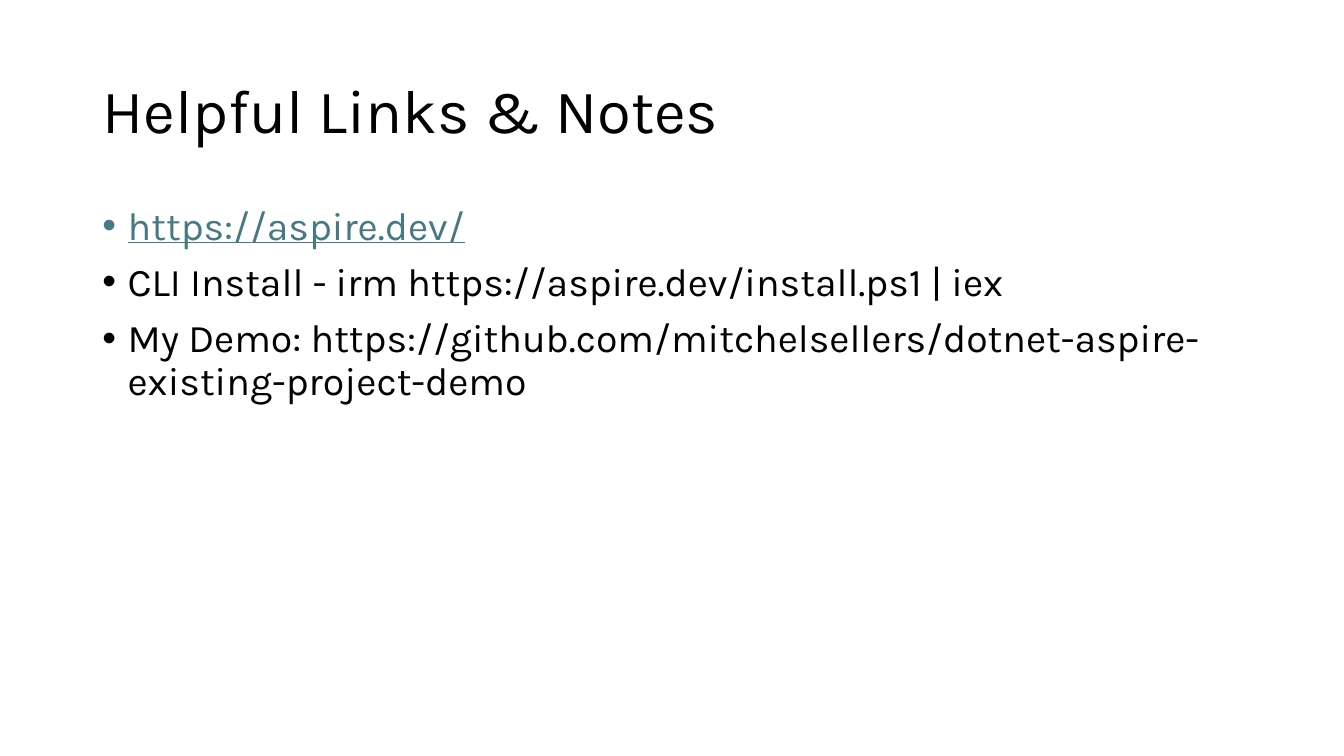
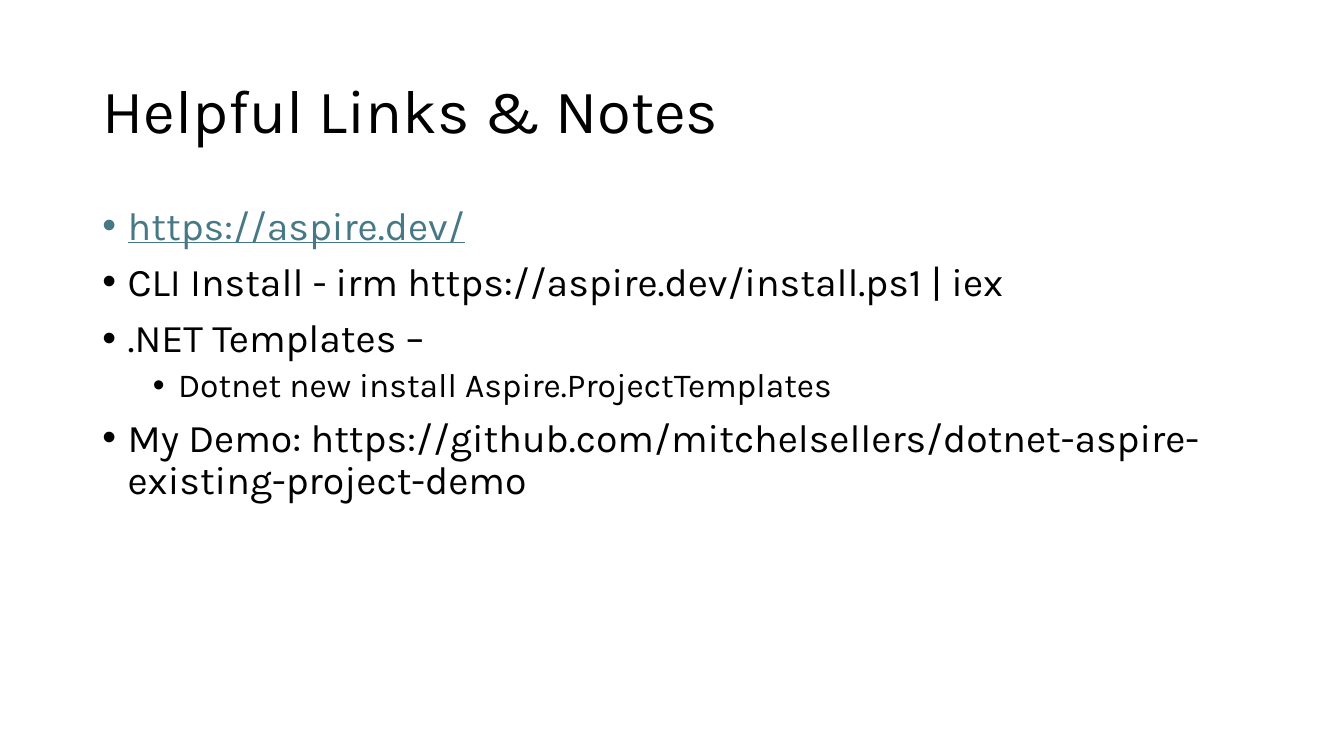
Before and after one commit to mitchelsellers/dotnet-aspire-existing-project-demo, a slide deck: slide 11 of presentation/Accelerating Developer Productivity with.pptx. Drawn at 1344x756 pixels with LibreOffice and Linux fonts; fonts in the diff are those of the drawing. Boxes give left, top, right and bottom in pixels: in the first picture for what was removed or moved away, otherwise in the second. Text is boxed around its words. In the diff, an @@ line names an element or a change of style, - is before the commit and + after.

```diff
--- a/presentation/Accelerating Developer Productivity with.pptx
+++ b/presentation/Accelerating Developer Productivity with.pptx
@@ text at bbox=[128, 325, 832, 406]: paragraphs added @@
+• .NET Templates –
+  • Dotnet new install Aspire.ProjectTemplates
```
Also in this commit, not shown: 2 other slides changed, 9 other files.
